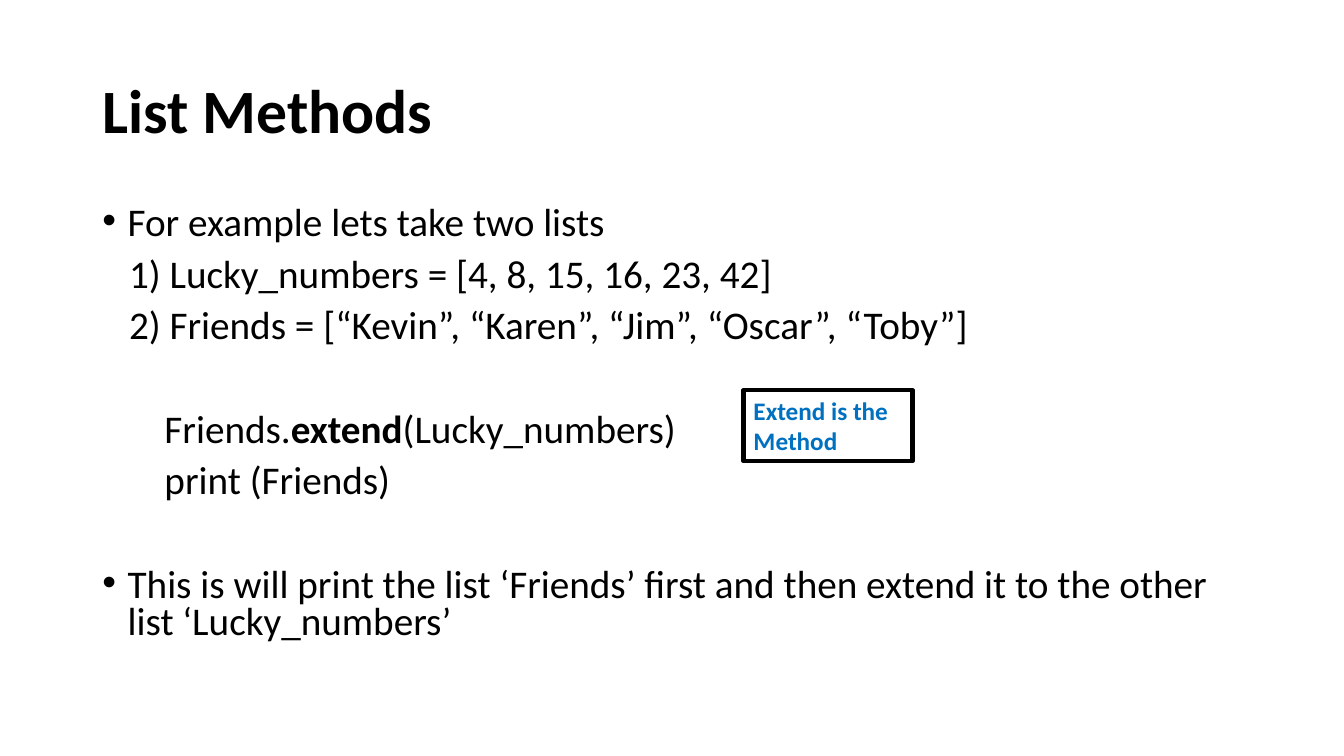
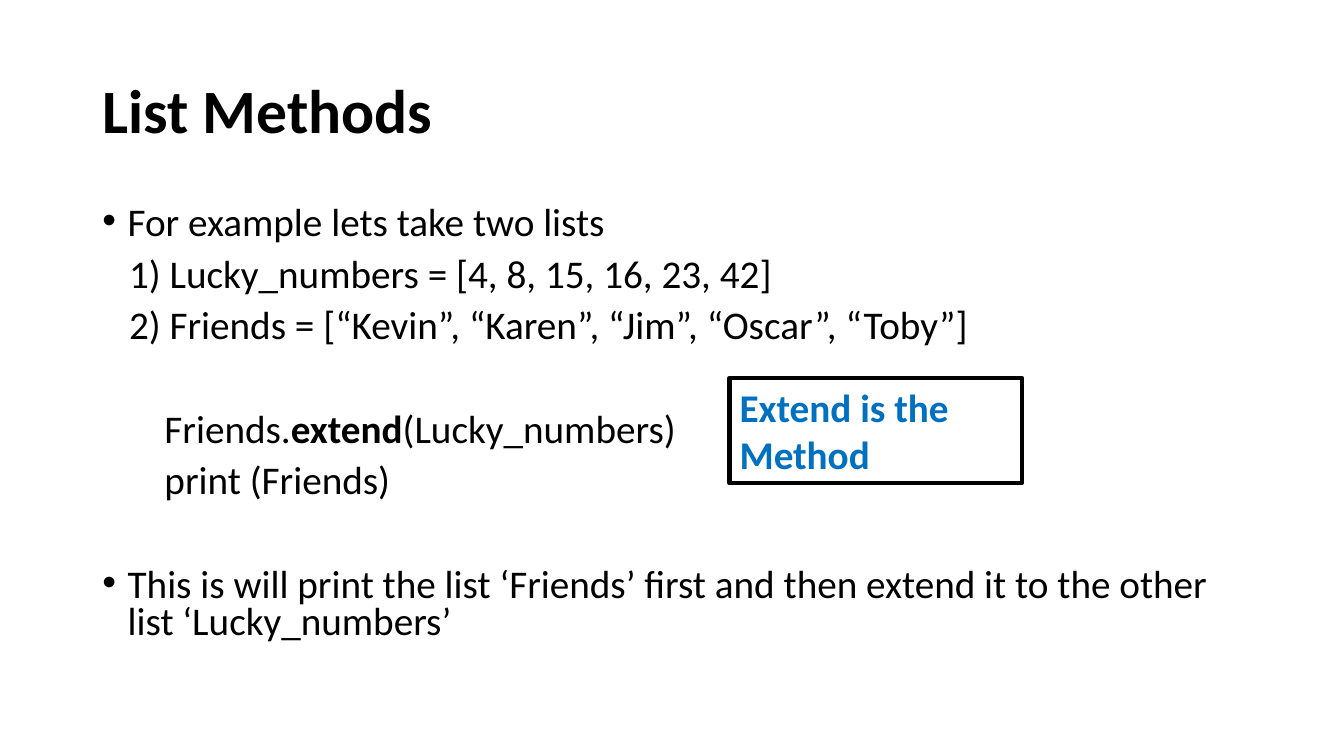
Before and after one commit to HKohin/Python-for-Upward-Bound-Program, a slide deck: slide 21 of PYTHON_8_Lists Part 1.pptx. Drawn at 1344x756 pixels with LibreOffice and Linux fonts; fonts in the diff are those of the drawing. Boxes give left, top, right and bottom in pixels: in the first picture for what was removed or moved away, otherwise in the second. Text is boxed around its words. In the diff, an @@ line names an element or a change of style, - is before the commit and + after.

```diff
--- a/PYTHON_8_Lists Part 1.pptx
+++ b/PYTHON_8_Lists Part 1.pptx
@@ rectangle "Extend is the Method": place and size @@
-rectangle "Extend is the Method" at (744, 390, 913, 462)
+rectangle "Extend is the Method" at (730, 378, 1022, 483)
@@ rectangle "Extend is the Method" at (730, 378, 1022, 483): size 18 to 28 pt @@
```
Also in this commit, not shown: 8 other slides changed.
